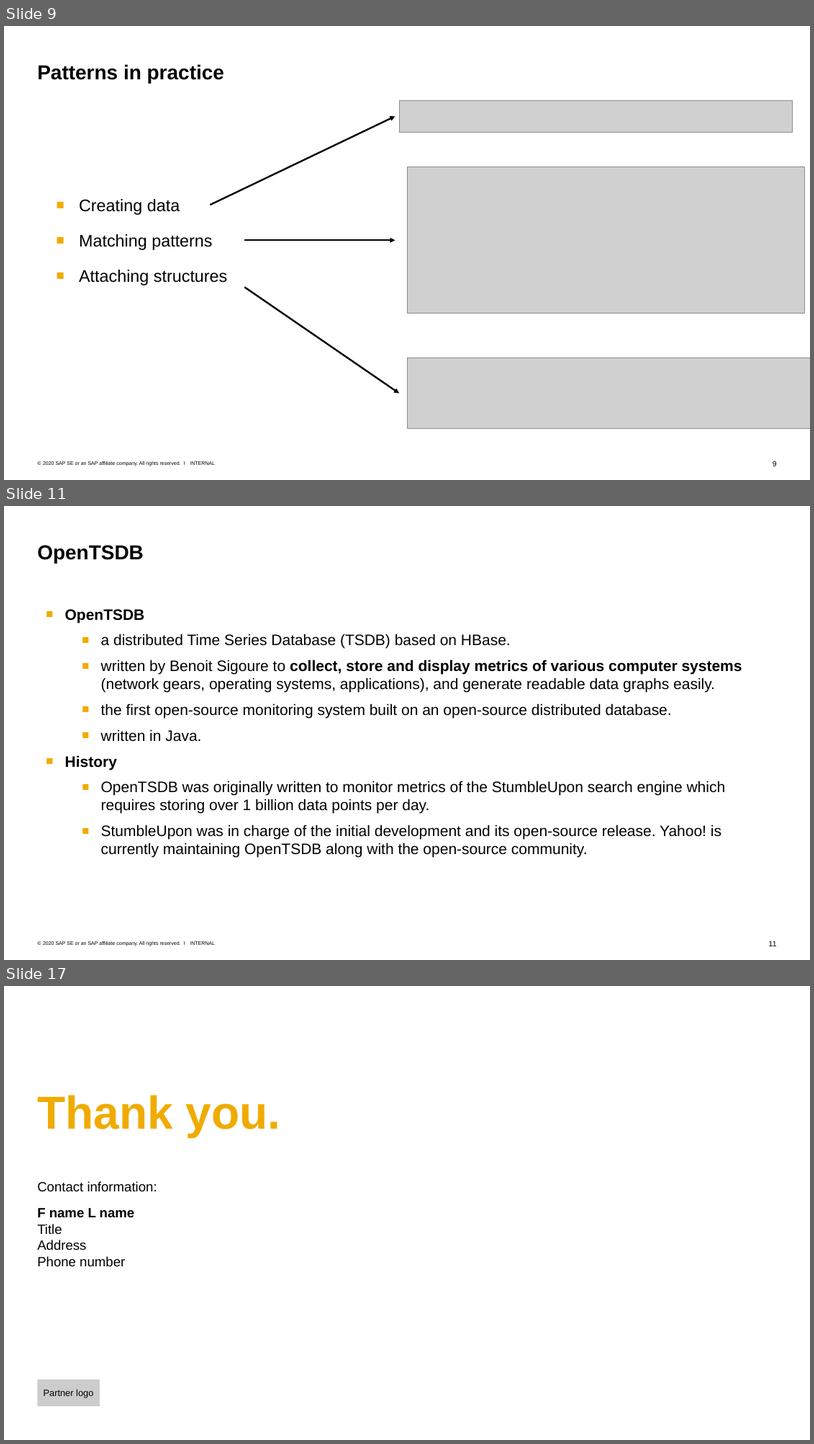
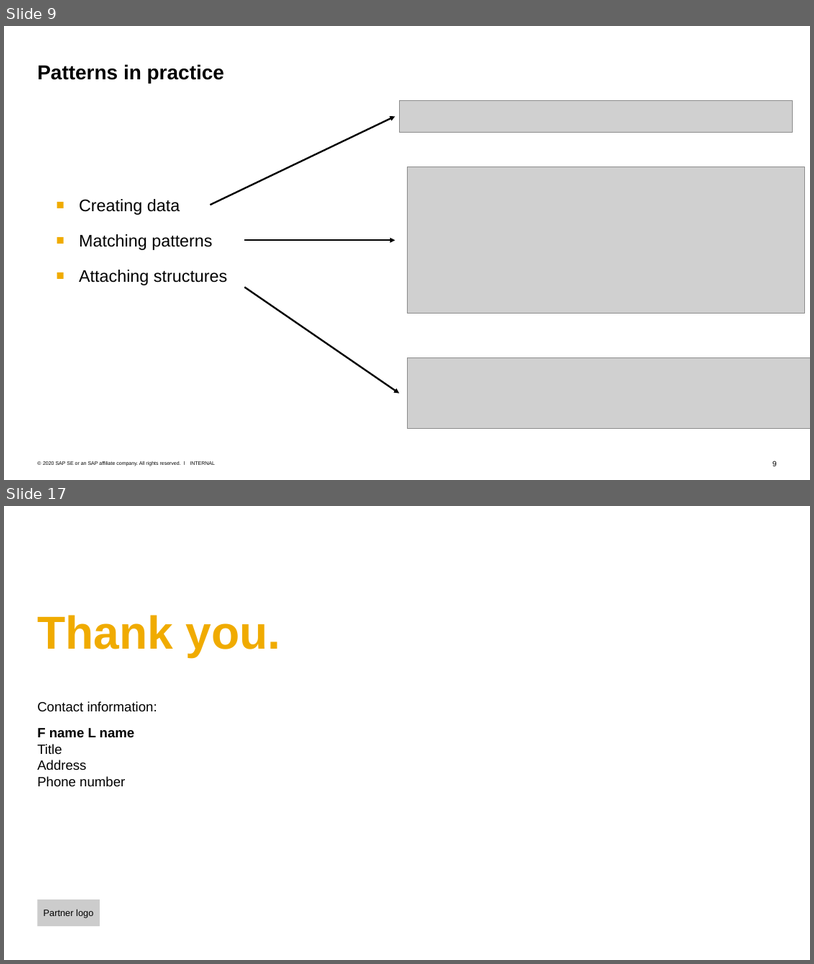
Before and after one commit to Voidkai/Survey_on_NoSQL, a slide deck: NoSQL/The_Survey_On_Neo4j.pptx. Shown one above the other, each under a label of ours: slides 9, 11 and 17 before the commit, slides 9 and 17 after it; the slides between them are not shown. The pictures are 814x1444 and 814x964 pixels, drawn with LibreOffice and Linux fonts; fonts in the diff are those of the drawing; grey boxes stand for pictures; background and template pictures are left out. Boxes give left, top, right and bottom in pixels: in the first picture for what was removed or moved away, otherwise in the second. Text is boxed around its words. In the diff, an @@ line names an element or a change of style, - is before the commit and + after.

```diff
--- a/NoSQL/The_Survey_On_Neo4j.pptx
+++ b/NoSQL/The_Survey_On_Neo4j.pptx
@@ slide 11 removed at [4, 506, 810, 960], background #FFFFFF; not listed: 3 template elements that a slide beside it also shows @@
@@ title removed at [37, 545, 144, 563] @@
-OpenTSDB
@@ text removed at [65, 609, 743, 857] @@
-■ OpenTSDB
-  ■ a distributed Time Series Database (TSDB) based on HBase.
-  ■ written by Benoit Sigoure to collect, store and display metrics of various computer systems (network gears, operating systems, applications), and generate readable data graphs easily.
-  ■ the first open-source monitoring system built on an open-source distributed database.
-  ■ written in Java.
-■ History
-  ■ OpenTSDB was originally written to monitor metrics of the StumbleUpon search engine which requires storing over 1 billion data points per day.
-  ■ StumbleUpon was in charge of the initial development and its open-source release. Yahoo! is currently maintaining OpenTSDB along with the open-source community.
```
Also in this commit, not shown: 1 slide changed, 6 slides added, 23 other slides removed, 1 other file.
